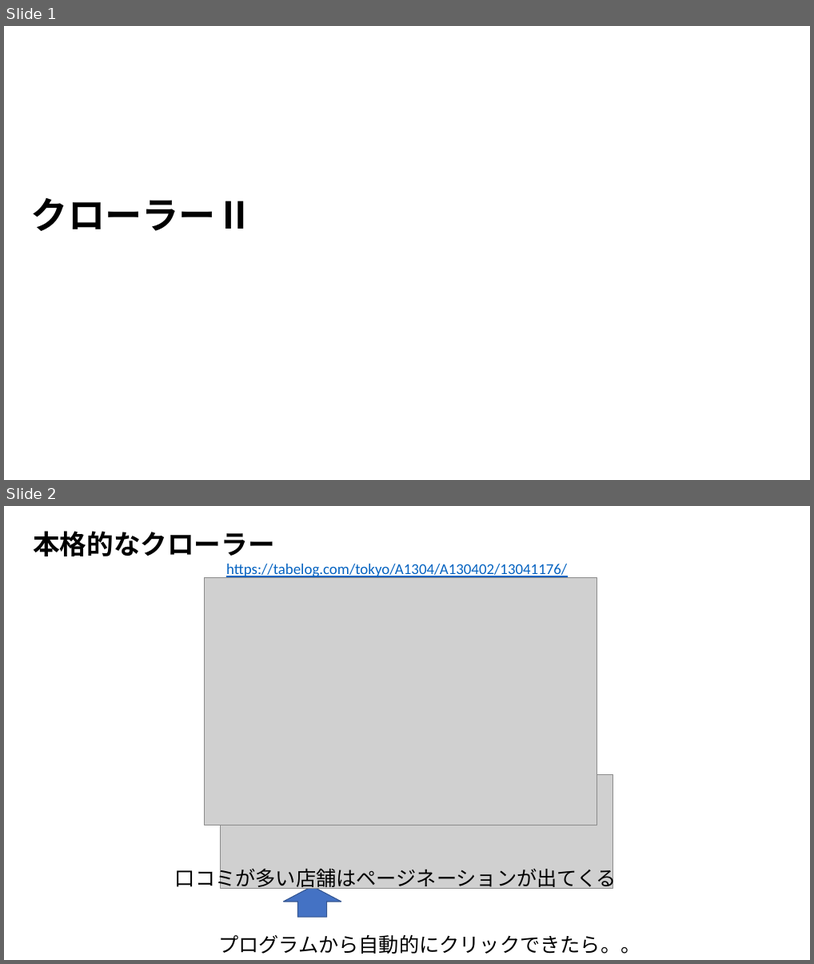
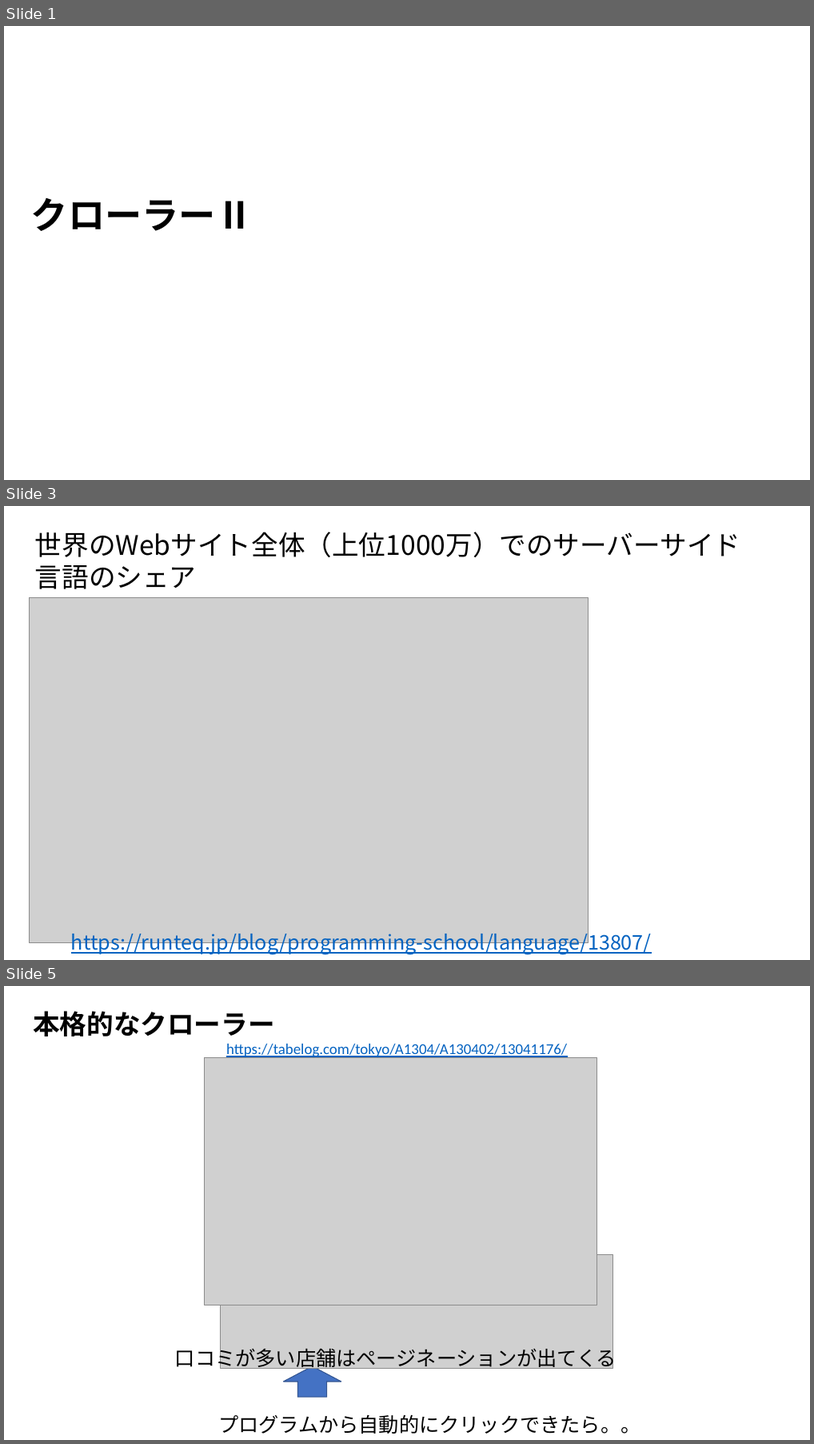
Before and after one commit to ueharaLab/bigdata4_scraper, a slide deck: bigdata4 scraper.pptx. Shown one above the other, each under a label of ours: slides 1 and 2 before the commit, slides 1, 3 and 5 after it; the slides between them are not shown. The pictures are 814x964 and 814x1444 pixels, drawn with LibreOffice and Linux fonts; fonts in the diff are those of the drawing; grey boxes stand for pictures. Boxes give left, top, right and bottom in pixels: in the first picture for what was removed or moved away, otherwise in the second. Text is boxed around its words. In the diff, an @@ line names an element or a change of style, - is before the commit and + after.

```diff
--- a/bigdata4 scraper.pptx
+++ b/bigdata4 scraper.pptx
@@ slide 3 added at (x1=4, y1=506, x2=810, y2=960), background #FFFFFF @@
@@ text added at (x1=35, y1=532, x2=741, y2=589), 32 pt, text #000000 @@
+世界のWebサイト全体（上位1000万）でのサーバーサイド言語のシェア
@@ picture added at (x1=30, y1=597, x2=589, y2=942) @@
@@ text added at (x1=71, y1=928, x2=652, y2=955), 24 pt, text #0563C1, underline @@
+https://runteq.jp/blog/programming-school/language/13807/
@@ what was slide 2 is now slide 5 @@
```
Also in this commit, not shown: 8 slides changed, 3 other slides added, 3 other files.
